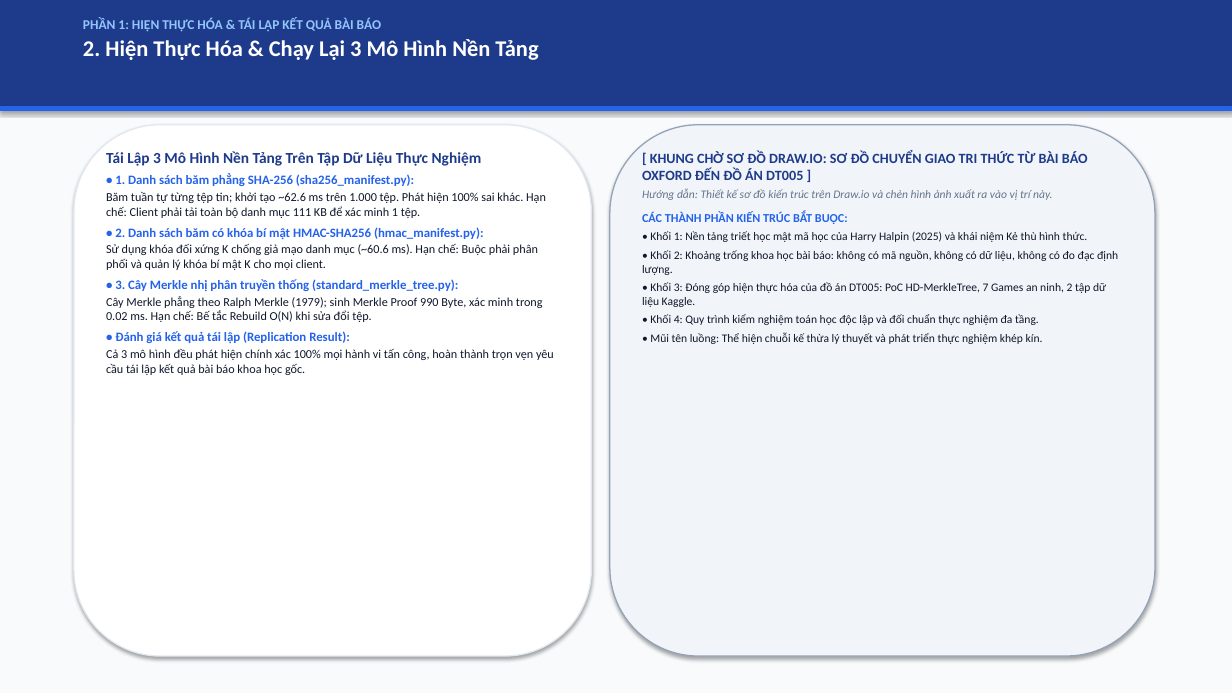
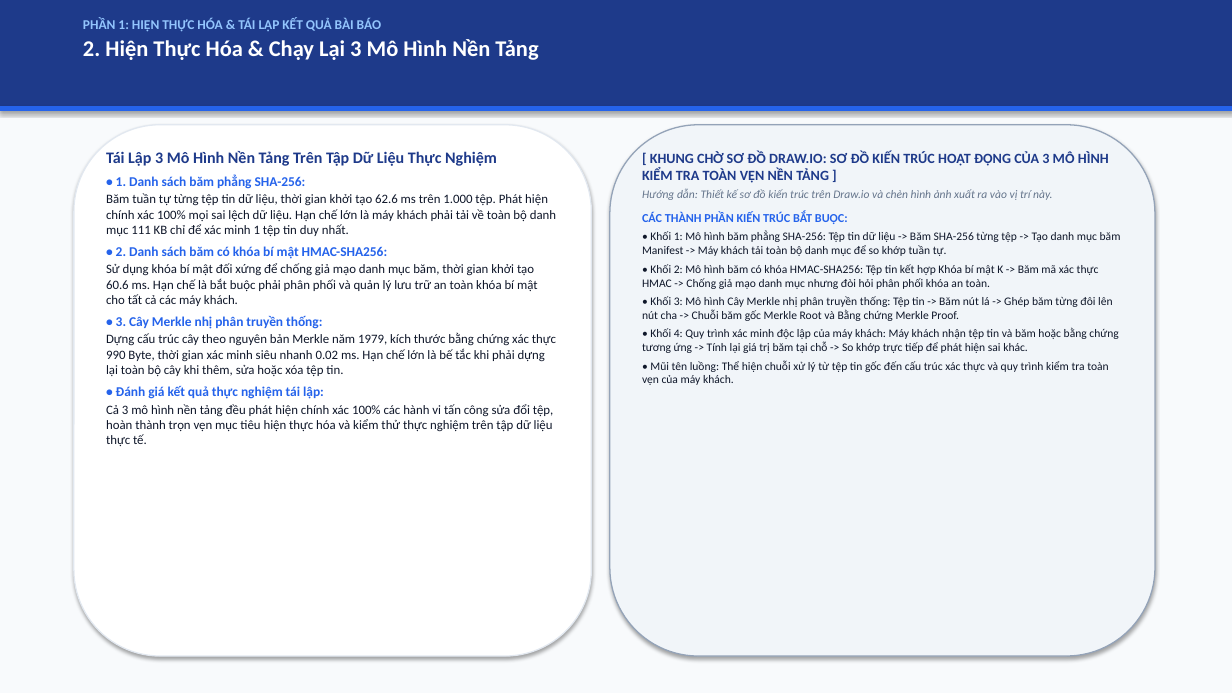
Before and after one commit to kietvo5924/ATBMHTTT_DT005_FileIntegrity, a slide deck: slide 3 of docs/Bao_Cao_Giua_Ky_DT05.pptx. Drawn at 1232x693 pixels with LibreOffice and Linux fonts; fonts in the diff are those of the drawing. Boxes give left, top, right and bottom in pixels: in the first picture for what was removed or moved away, otherwise in the second. Text is boxed around its words. In the diff, an @@ line names an element or a change of style, - is before the commit and + after.

```diff
--- a/docs/Bao_Cao_Giua_Ky_DT05.pptx
+++ b/docs/Bao_Cao_Giua_Ky_DT05.pptx
@@ text at box(106, 174, 556, 446): text changed; size 9.5 to 10 pt @@
-• 1. Danh sách băm phẳng SHA-256 (sha256_manifest.py):
-Băm tuần tự từng tệp tin; khởi tạo ~62.6 ms trên 1.000 tệp. Phát hiện 100% sai khác. Hạn chế: Client phải tải toàn bộ danh mục 111 KB để xác minh 1 tệp.
-• 2. Danh sách băm có khóa bí mật HMAC-SHA256 (hmac_manifest.py):
-Sử dụng khóa đối xứng K chống giả mạo danh mục (~60.6 ms). Hạn chế: Buộc phải phân phối và quản lý khóa bí mật K cho mọi client.
-• 3. Cây Merkle nhị phân truyền thống (standard_merkle_tree.py):
-Cây Merkle phẳng theo Ralph Merkle (1979); sinh Merkle Proof 990 Byte, xác minh trong 0.02 ms. Hạn chế: Bế tắc Rebuild O(N) khi sửa đổi tệp.
-• Đánh giá kết quả tái lập (Replication Result):
-Cả 3 mô hình đều phát hiện chính xác 100% mọi hành vi tấn công, hoàn thành trọn vẹn yêu cầu tái lập kết quả bài báo khoa học gốc.
+• 1. Danh sách băm phẳng SHA-256:
+Băm tuần tự từng tệp tin dữ liệu, thời gian khởi tạo 62.6 ms trên 1.000 tệp. Phát hiện chính xác 100% mọi sai lệch dữ liệu. Hạn chế lớn là máy khách phải tải về toàn bộ danh mục 111 KB chỉ để xác minh 1 tệp tin duy nhất.
+• 2. Danh sách băm có khóa bí mật HMAC-SHA256:
+Sử dụng khóa bí mật đối xứng để chống giả mạo danh mục băm, thời gian khởi tạo 60.6 ms. Hạn chế là bắt buộc phải phân phối và quản lý lưu trữ an toàn khóa bí mật cho tất cả các máy khách.
+• 3. Cây Merkle nhị phân truyền thống:
+Dựng cấu trúc cây theo nguyên bản Merkle năm 1979, kích thước bằng chứng xác thực 990 Byte, thời gian xác minh siêu nhanh 0.02 ms. Hạn chế lớn là bế tắc khi phải dựng lại toàn bộ cây khi thêm, sửa hoặc xóa tệp tin.
+• Đánh giá kết quả thực nghiệm tái lập:
+Cả 3 mô hình nền tảng đều phát hiện chính xác 100% các hành vi tấn công sửa đổi tệp, hoàn thành trọn vẹn mục tiêu hiện thực hóa và kiểm thử thực nghiệm trên tập dữ liệu thực tế.
@@ text at box(106, 151, 497, 166): size 12 to 12.5 pt in "Tái Lập 3 Mô Hình Nền Tảng ..." @@
@@ text at box(642, 151, 1109, 183): text changed @@
-[ KHUNG CHỜ SƠ ĐỒ DRAW.IO: SƠ ĐỒ CHUYỂN GIAO TRI THỨC TỪ BÀI BÁO OXFORD ĐẾN ĐỒ ÁN DT005 ]
+[ KHUNG CHỜ SƠ ĐỒ DRAW.IO: SƠ ĐỒ KIẾN TRÚC HOẠT ĐỘNG CỦA 3 MÔ HÌNH KIỂM TRA TOÀN VẸN NỀN TẢNG ]
@@ text at box(642, 231, 1121, 385): text changed @@
-• Khối 1: Nền tảng triết học mật mã học của Harry Halpin (2025) và khái niệm Kẻ thù hình thức.
-• Khối 2: Khoảng trống khoa học bài báo: không có mã nguồn, không có dữ liệu, không có đo đạc định lượng.
-• Khối 3: Đóng góp hiện thực hóa của đồ án DT005: PoC HD-MerkleTree, 7 Games an ninh, 2 tập dữ liệu Kaggle.
-• Khối 4: Quy trình kiểm nghiệm toán học độc lập và đối chuẩn thực nghiệm đa tầng.
-• Mũi tên luồng: Thể hiện chuỗi kế thừa lý thuyết và phát triển thực nghiệm khép kín.
+• Khối 1: Mô hình băm phẳng SHA-256: Tệp tin dữ liệu -> Băm SHA-256 từng tệp -> Tạo danh mục băm Manifest -> Máy khách tải toàn bộ danh mục để so khớp tuần tự.
+• Khối 2: Mô hình băm có khóa HMAC-SHA256: Tệp tin kết hợp Khóa bí mật K -> Băm mã xác thực HMAC -> Chống giả mạo danh mục nhưng đòi hỏi phân phối khóa an toàn.
+• Khối 3: Mô hình Cây Merkle nhị phân truyền thống: Tệp tin -> Băm nút lá -> Ghép băm từng đôi lên nút cha -> Chuỗi băm gốc Merkle Root và Bằng chứng Merkle Proof.
+• Khối 4: Quy trình xác minh độc lập của máy khách: Máy khách nhận tệp tin và băm hoặc bằng chứng tương ứng -> Tính lại giá trị băm tại chỗ -> So khớp trực tiếp để phát hiện sai khác.
+• Mũi tên luồng: Thể hiện chuỗi xử lý từ tệp tin gốc đến cấu trúc xác thực và quy trình kiểm tra toàn vẹn của máy khách.
```
Also in this commit, not shown: 1 other slide changed, 3 other files.
